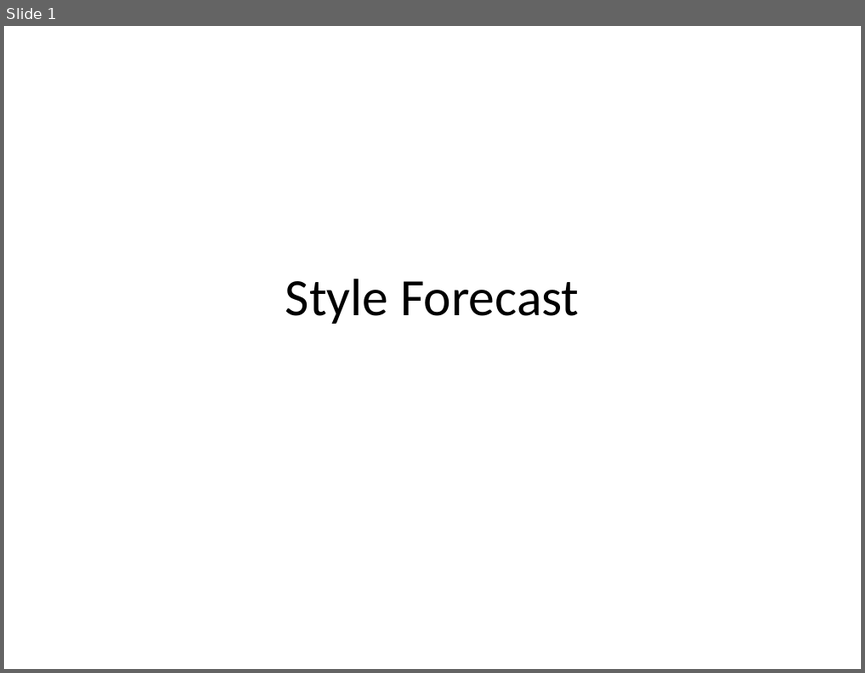
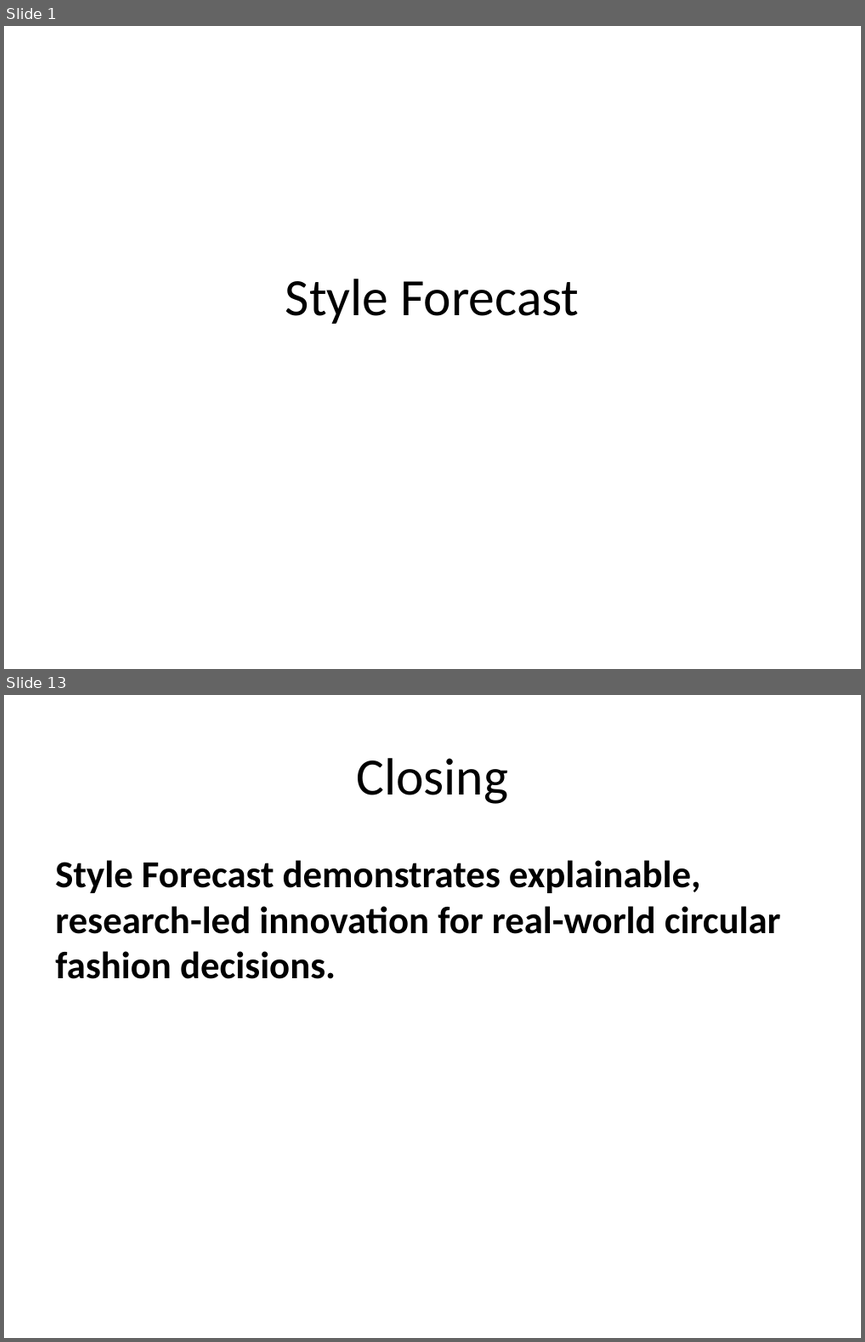
Before and after one commit to elfin-py/COMP3011_Coursework1, a slide deck: cfx-api/docs/presentation.pptx. Shown one above the other, each under a label of ours: slide 1 before the commit, slides 1 and 13 after it; the slides between them are not shown. The pictures are 865x673 and 865x1342 pixels, drawn with LibreOffice and Linux fonts; fonts in the diff are those of the drawing. Boxes give left, top, right and bottom in pixels: in the first picture for what was removed or moved away, otherwise in the second. Text is boxed around its words. In the diff, an @@ line names an element or a change of style, - is before the commit and + after.

```diff
--- a/cfx-api/docs/presentation.pptx
+++ b/cfx-api/docs/presentation.pptx
@@ slide 13 added at [4,695,861,1338], background #FFFFFF @@
@@ title added at [356,758,508,804], 44 pt, text #000000 @@
+Closing
@@ text added at [55,860,781,979], 32 pt, text #000000, bold @@
+Style Forecast demonstrates explainable, research-led innovation for real-world circular fashion decisions.
```
Also in this commit, not shown: 5 slides changed, 6 other slides added, 6 slides removed, 1 other file.
